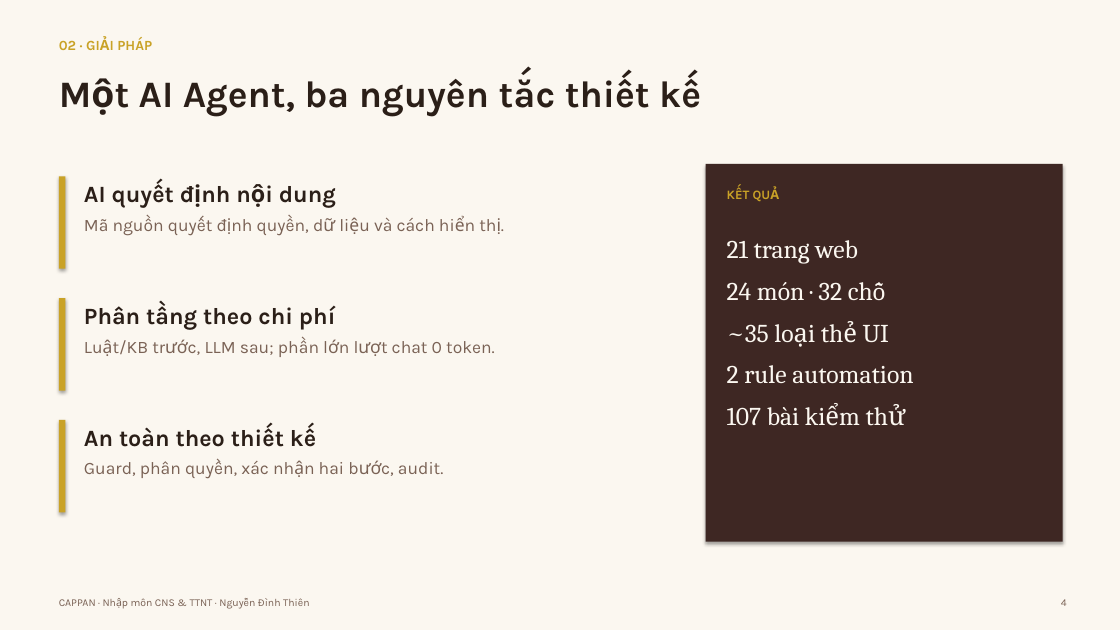
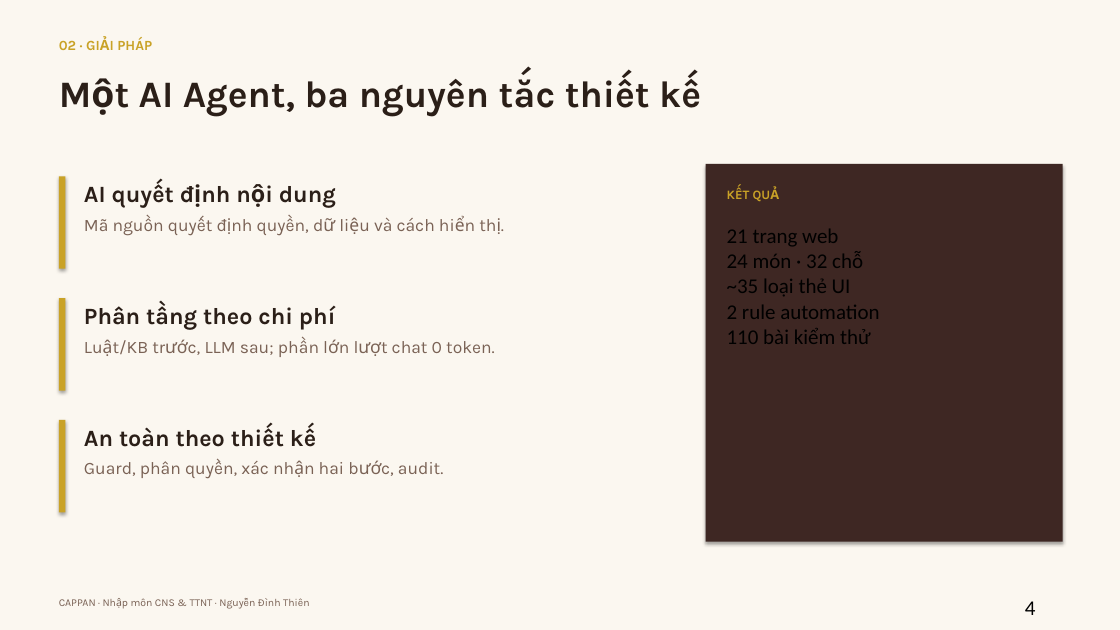
Before and after one commit to cappannguyen-0901/cappanwebdemo, a slide deck: slide 4 of cappan-slides.ppt. Drawn at 1120x630 pixels with LibreOffice and Linux fonts; fonts in the diff are those of the drawing. Boxes give left, top, right and bottom in pixels: in the first picture for what was removed or moved away, otherwise in the second. Text is boxed around its words. In the diff, an @@ line names an element or a change of style, - is before the commit and + after.

Commit message:
Add AI, automation and architecture deep-dive slides

```diff
--- a/cappan-slides.ppt
+++ b/cappan-slides.ppt
@@ text at (x1=727, y1=229, x2=879, y2=319): size 22 to 18 pt, font Cambria to Calibri, text colour #FBF7F0 to #000000 in "21 trang web", "24 món · 32 chỗ", "~35 loại thẻ UI", "2 rule automation"; line spacing 1.35 to 1 @@
@@ text at (x1=727, y1=328, x2=871, y2=344): text changed; size 22 to 18 pt; font Cambria to Calibri; text colour #FBF7F0 to #000000 @@
-107 bài kiểm thử
+110 bài kiểm thử
@@ text "4" at (x1=1025, y1=601, x2=1036, y2=615): size 9 to 18 pt, font Karla to Calibri, text colour #7A6255 to #000000; alignment right to left; line spacing 1.1 to 1 @@
```
Also in this commit, not shown: 11 other slides changed, 8 slides added, 1 slide removed, 1 other file.
